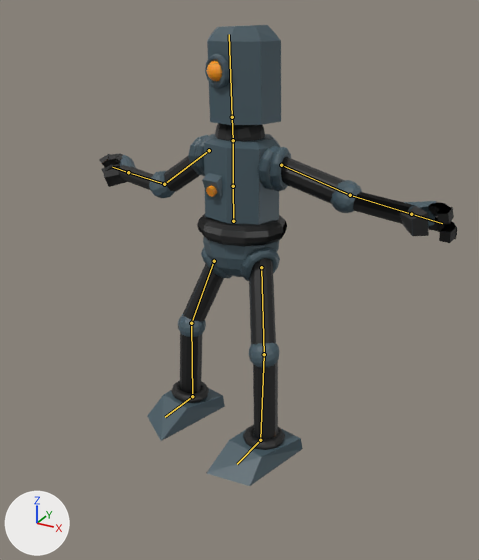
Before and after pictures for a commit that changed the Blender file models/carlRobot/model.blend.
Before and after are seen from a camera (50 mm lens) standing at (0.0165, -0.0299, 0.0223) and looking at (0.0009, -0.0017, 0.0082). The axes (+X, +Y, +Z) are drawn at lower left. The lights are the same throughout. The bones that bend it are drawn over the model as lines.

In view in the first picture: 'group11984473'.
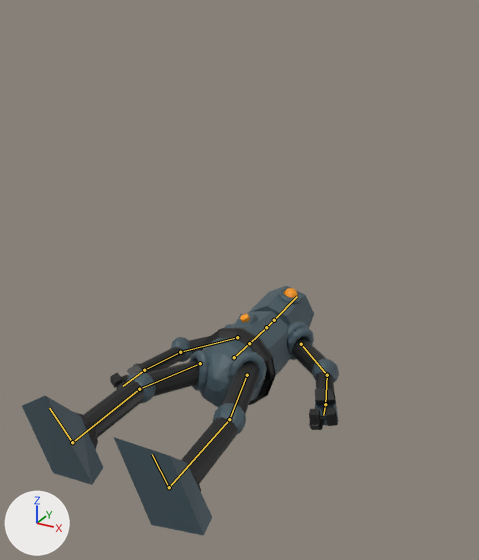
The newer file adds an action. The first version stands in its rest pose; the second is drawn at frame 20 of the action 'ArmatureAction'.

Pixel boxes (x1, y1, x2, y2) of what changed, in the pictures (479 x 560 px):
'group11984473', posed (11% narrower, 46% shorter): before (99, 25, 457, 486); after (22, 286, 339, 536)
bone 'Torso', root to tip: before (233, 221) to (233, 186); after (234, 357) to (249, 343)
bone 'Head', root to tip: before (232, 117) to (229, 34); after (274, 320) to (297, 296)
bone 'upperArm', root to tip: before (281, 165) to (350, 195); after (301, 344) to (327, 375)
bone 'lowerArm', root to tip: before (350, 195) to (411, 214); after (327, 375) to (325, 404)
bone 'Hand', root to tip: before (411, 214) to (442, 223); after (325, 404) to (323, 415)
bone 'upperArmL', root to tip: before (209, 150) to (164, 184); after (237, 337) to (180, 352)
bone 'lowerArmL', root to tip: before (164, 184) to (128, 172); after (180, 352) to (144, 370)
bone 'UpperLeg', root to tip: before (261, 267) to (264, 354); after (247, 375) to (229, 419)
bone 'LowerLeg', root to tip: before (264, 354) to (260, 440); after (229, 419) to (169, 487)
bone 'UpperLegL', root to tip: before (214, 261) to (191, 323); after (200, 363) to (139, 389)
bone 'LowerLegL', root to tip: before (191, 323) to (192, 396); after (139, 389) to (72, 442)
bone 'FootL', root to tip: before (192, 396) to (165, 417); after (72, 442) to (49, 408)

What the commit changed:
Bone 'Torso' (bone_torso) moves from (0.0, 0.0, 0.0) to (0.0, -0.1723, 0.0).
Bone 'Torso' (bone_torso) turns from (0, 0, 0) to (0, 0, 90) degrees about its own x, y and z.
Bone 'Head' (bone_head) turns from (0, 0, 0) to (0, 30, -1) degrees about its own x, y and z.
Bone 'upperArm' (bone_upperarm) moves from (0.0, 0.0, 0.0) to (0.0, -0.0075, 0.0194).
Bone 'upperArm' (bone_upperarm) turns from (0, 0, 0) to (-28, 0, 0) degrees about its own x, y and z.
Bone 'lowerArm' (bone_lowerarm) turns from (0, 0, 0) to (-40, 0, 11) degrees about its own x, y and z.
Bone 'Hand' (bone_hand) turns from (0, 0, 0) to (-7, -4, 0) degrees about its own x, y and z.
Bone 'upperArmL' (bone_upperarml) moves from (0.0, 0.0, 0.0) to (-0.0008, -0.0122, -0.0137).
Bone 'upperArmL' (bone_upperarml) turns from (0, 0, 0) to (16, -1, 0) degrees about its own x, y and z.
Bone 'lowerArmL' (bone_lowerarml) turns from (0, 0, 0) to (-64, 12, 24) degrees about its own x, y and z.
Bone 'UpperLeg' (bone_upperleg) turns from (0, 0, 0) to (-3, 9, 26) degrees about its own x, y and z.
Bone 'LowerLeg' (bone_lowerleg) turns from (0, 0, 0) to (0, 0, -22) degrees about its own x, y and z.
Bone 'UpperLegL' (bone_upperlegl) turns from (0, 0, 0) to (-2, -2, 5) degrees about its own x, y and z.
Bone 'LowerLegL' (bone_lowerlegl) turns from (0, 0, 0) to (0, 0, -5) degrees about its own x, y and z.
Bone 'FootL' (bone_footl) turns from (0, 0, 0) to (0, -2, 11) degrees about its own x, y and z.
